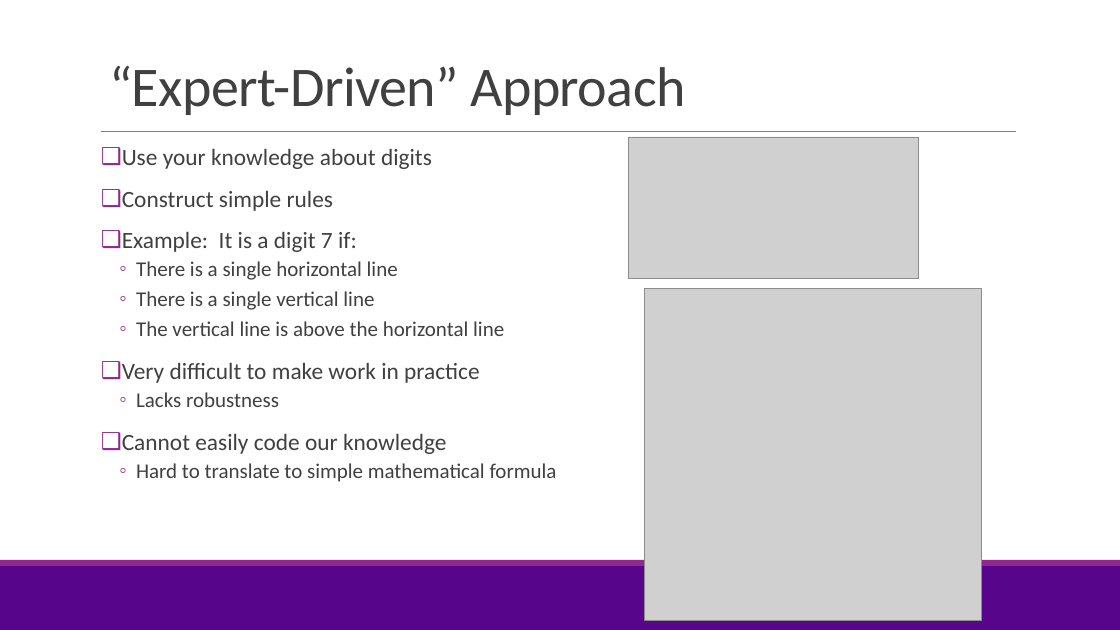
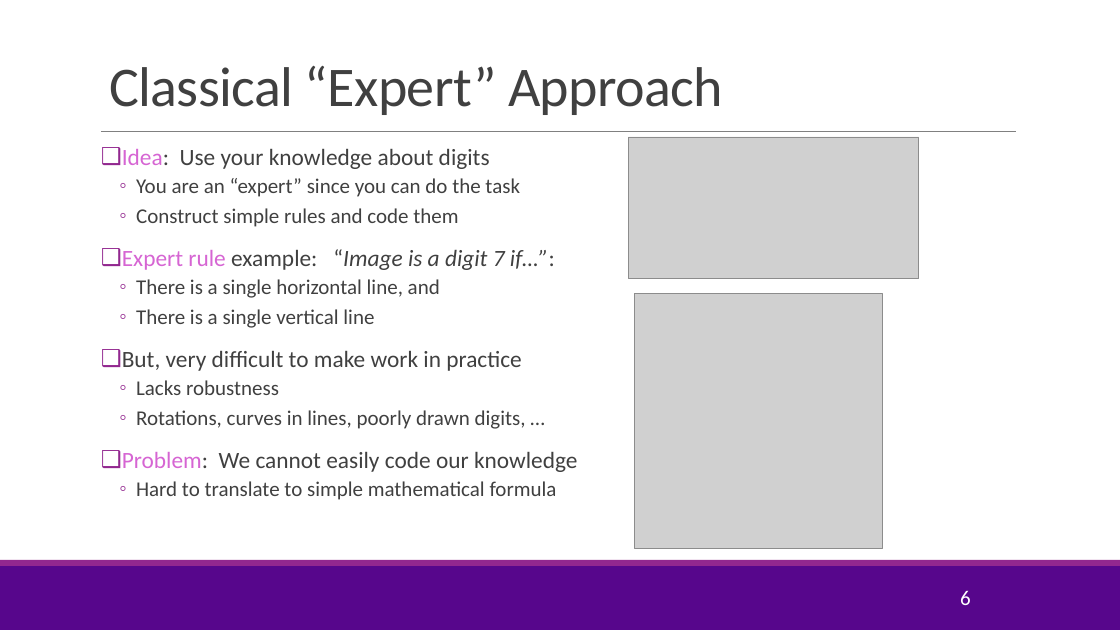
Before and after one commit to joshzzl/introml, a slide deck: slide 6 of lectures/Lect01_IntroML.pptx. Drawn at 1120x630 pixels with LibreOffice and Linux fonts; fonts in the diff are those of the drawing; grey boxes stand for pictures; background and template pictures are left out. Boxes give left, top, right and bottom in pixels: in the first picture for what was removed or moved away, otherwise in the second. Text is boxed around its words. In the diff, an @@ line names an element or a change of style, - is before the commit and + after.

Commit message:
Improved explanation on digit example Corrected typo in readme

```diff
--- a/lectures/Lect01_IntroML.pptx
+++ b/lectures/Lect01_IntroML.pptx
@@ title at (x1=109, y1=66, x2=723, y2=115): text changed @@
-“Expert-Driven” Approach
+Classical “Expert” Approach
@@ text at (x1=122, y1=149, x2=555, y2=298): text changed; size 20 to 18 pt @@
-❑ Use your knowledge about digits
-❑ Construct simple rules
-❑ Example: It is a digit 7 if:
-  ◦ There is a single horizontal line
+❑ Idea: Use your knowledge about digits
+  ◦ You are an “expert” since you can do the task
+  ◦ Construct simple rules and code them
+❑ Expert rule example: “Image is a digit 7 if…”:
+  ◦ There is a single horizontal line, and
@@ picture resized from (x1=644, y1=288, x2=982, y2=620) to (x1=635, y1=293, x2=883, y2=548) @@
@@ text at (x1=122, y1=351, x2=522, y2=371): text changed; size 18 to 20 pt @@
-  ◦ The vertical line is above the horizontal line
-❑ Very difficult to make work in practice
+❑ But, very difficult to make work in practice
@@ text at (x1=122, y1=410, x2=577, y2=472): text changed; size 20 to 18 pt @@
-❑ Cannot easily code our knowledge
+  ◦ Rotations, curves in lines, poorly drawn digits, …
+❑ Problem: We cannot easily code our knowledge
@@ page number added at (x1=960, y1=590, x2=971, y2=605), 18 pt, text #FFFFFF @@
+6
```
Also in this commit, not shown: 2 slides added, 1 slide removed, 3 other files.
